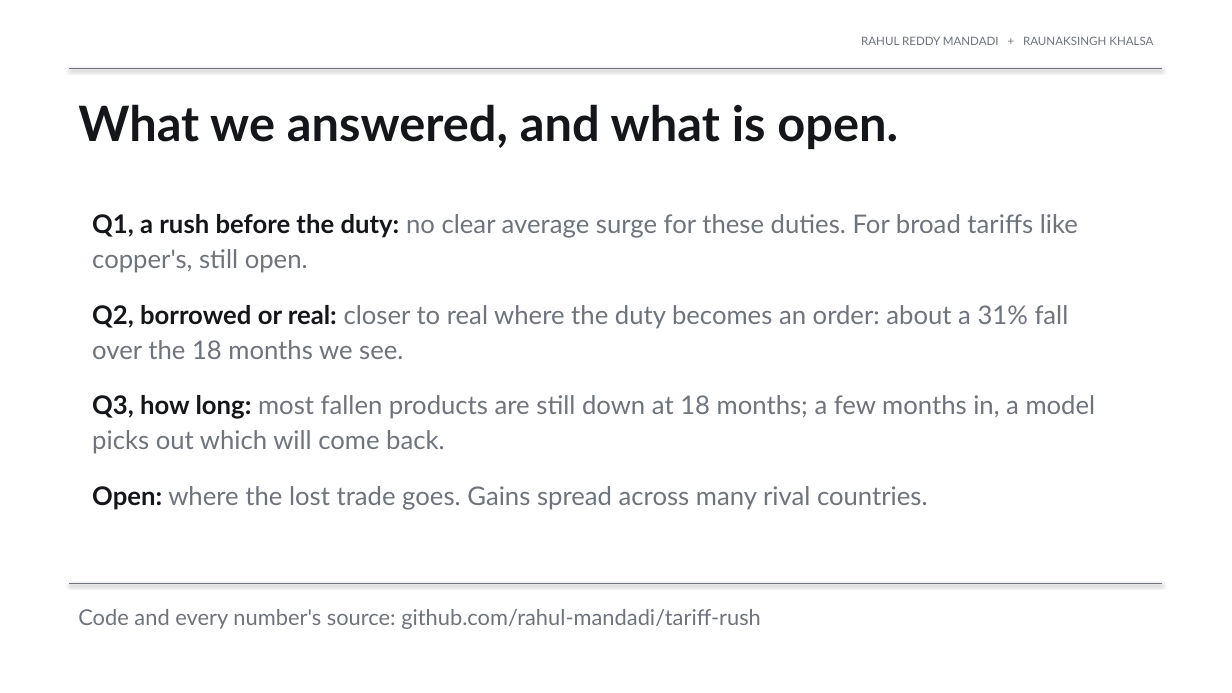
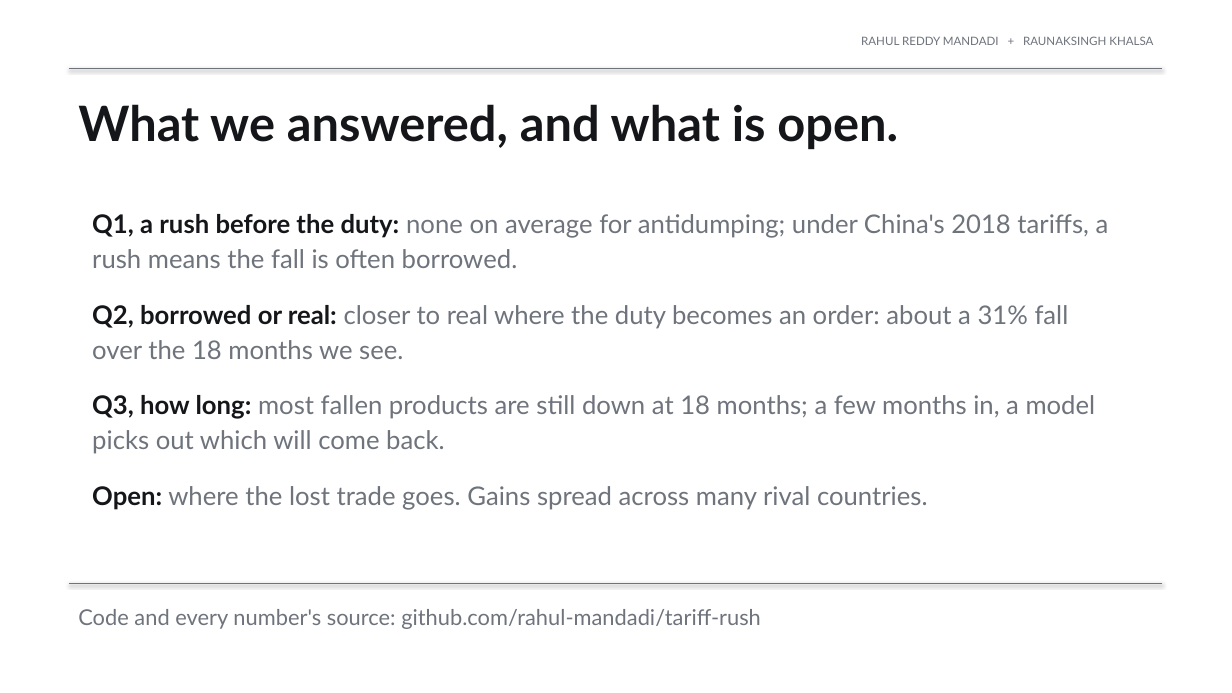
Before and after one commit to rahul-mandadi/tariff-rush, a slide deck: slide 14 of slides/Mandadi_Khalsa_Final_Presentation.pptx (slide 12 before the commit). Drawn at 1232x693 pixels with LibreOffice and Linux fonts; fonts in the diff are those of the drawing. Boxes give left, top, right and bottom in pixels: in the first picture for what was removed or moved away, otherwise in the second. Text is boxed around its words. In the diff, an @@ line names an element or a change of style, - is before the commit and + after.

```diff
--- a/slides/Mandadi_Khalsa_Final_Presentation.pptx
+++ b/slides/Mandadi_Khalsa_Final_Presentation.pptx
@@ text at bbox=[92, 214, 1109, 268]: text changed @@
-Q1, a rush before the duty: no clear average surge for these duties. For broad tariffs like copper's, still open.
+Q1, a rush before the duty: none on average for antidumping; under China's 2018 tariffs, a rush means the fall is often borrowed.
```
Also in this commit, not shown: 2 slides added, 29 other files.
